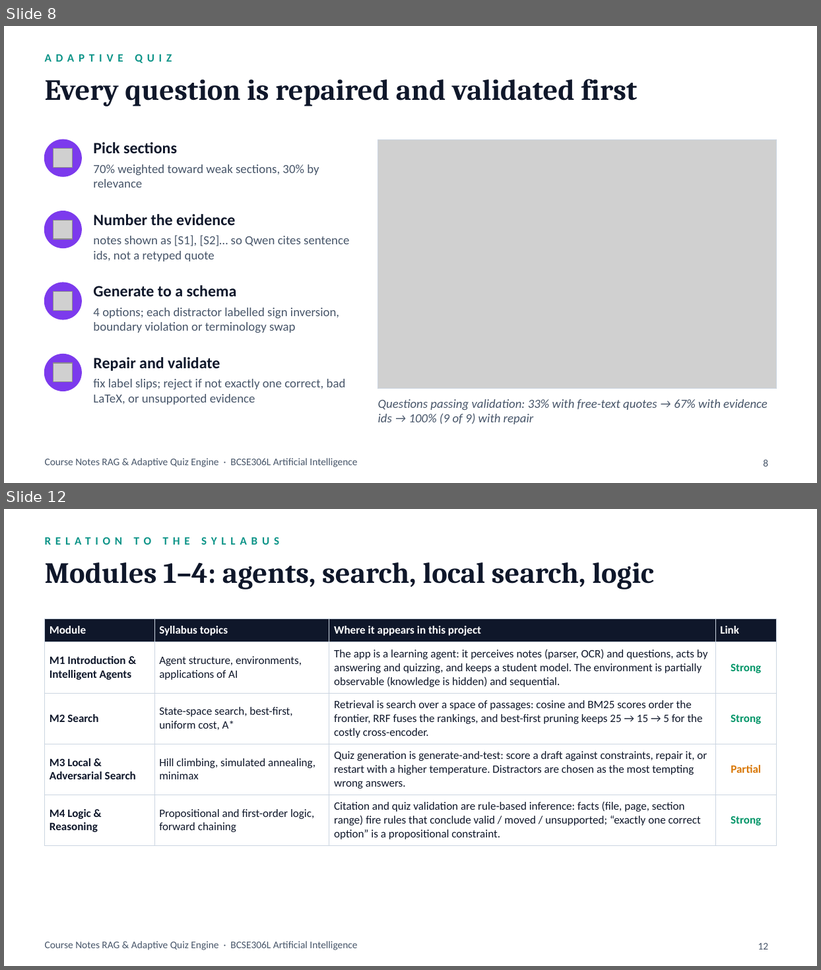
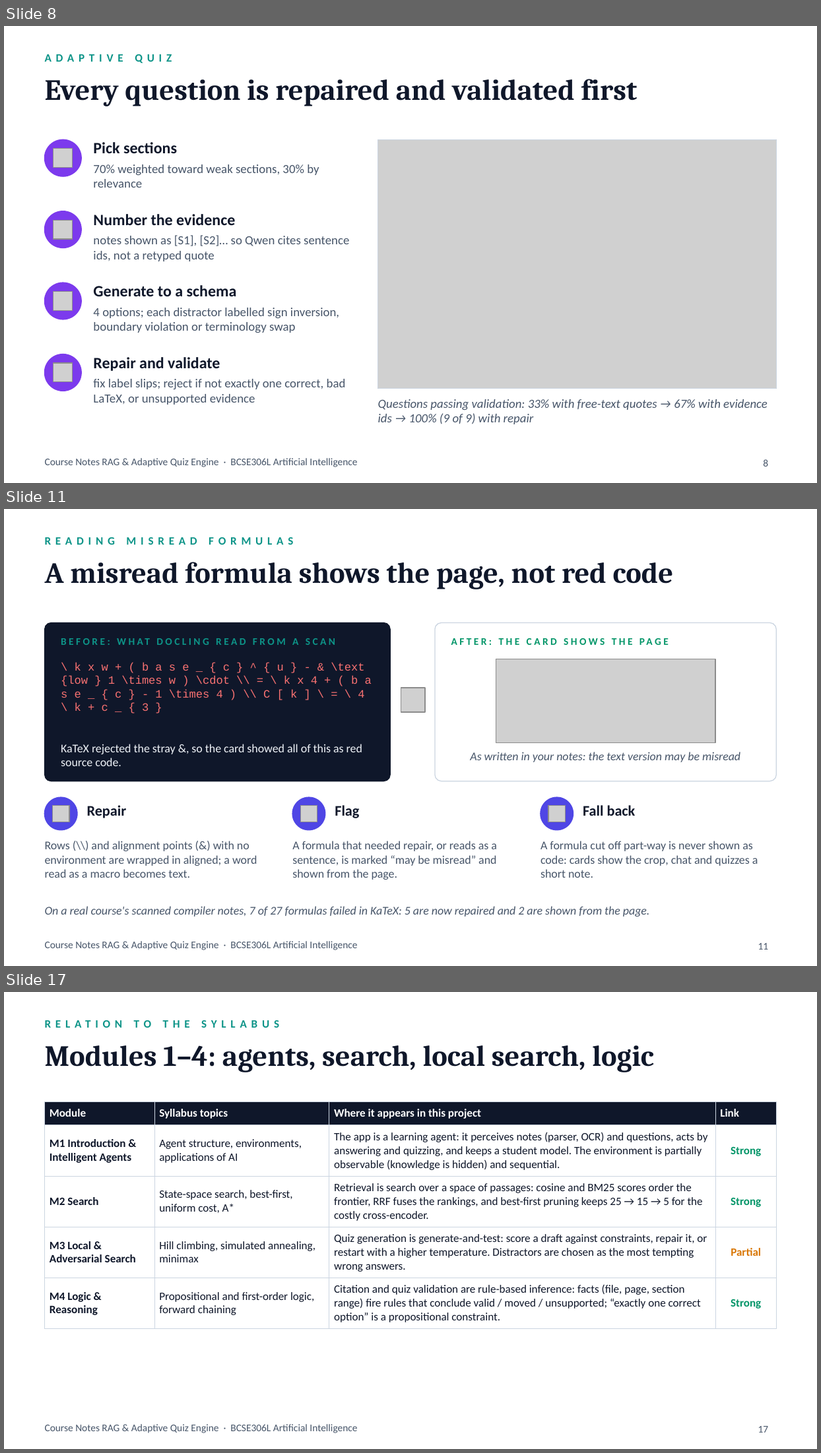
Before and after one commit to RoyceRRNS/AI_Project, a slide deck: docs/presentation/Course_Notes_RAG_Demo.pptx. Shown one above the other, each under a label of ours: slides 8 and 12 before the commit, slides 8, 11 and 17 after it; the slides between them are not shown. The pictures are 821x970 and 821x1453 pixels, drawn with LibreOffice and Linux fonts; fonts in the diff are those of the drawing; grey boxes stand for pictures. Boxes give left, top, right and bottom in pixels: in the first picture for what was removed or moved away, otherwise in the second. Text is boxed around its words. In the diff, an @@ line names an element or a change of style, - is before the commit and + after.

```diff
--- a/docs/presentation/Course_Notes_RAG_Demo.pptx
+++ b/docs/presentation/Course_Notes_RAG_Demo.pptx
@@ slide 11 added at <box>4,509,817,966</box>, background #FFFFFF; not listed: 1 template element that a slide beside it also shows @@
@@ text added at <box>45,537,293,545</box>, 10 pt, text #0D9488, bold @@
+READING MISREAD FORMULAS
@@ title added at <box>45,562,674,590</box>, 26 pt, text #0F172A, bold @@
+A misread formula shows the page, not red code
@@ rounded rectangle added at <box>45,623,390,782</box>, fill #0F172A, outline #0F172A 0.75 pt @@
@@ rounded rectangle added at <box>435,623,776,782</box>, fill #FFFFFF, outline #CBD5E1 0.75 pt @@
@@ text added at <box>231,638,237,645</box>, 9 pt, text #0D9488, bold @@
+BEFORE: WHAT DOCLING READ FROM A SCAN
@@ text added at <box>451,635,760,653</box>, 9 pt, text #059669, bold @@
+AFTER: THE CARD SHOWS THE PAGE
@@ text added at <box>61,662,372,711</box>, 10 pt, text #F87171 @@
+\ k x w + ( b a s e _ { c } ^ { u } - & \text {low } 1 \times w ) \cdot \\ = \ k x 4 + ( b a s e _ { c } - 1 \times 4 ) \\ C [ k ] \ = \ 4 \ k + c _ { 3 }
@@ picture added at <box>496,659,715,743</box> @@
@@ picture added at <box>401,688,425,712</box> @@
@@ text added at <box>61,744,362,766</box>, 10.5 pt, text #EEF2F7 @@
+KaTeX rejected the stray &, so the card showed all of this as red source code.
@@ text added at <box>470,752,741,762</box>, 10.5 pt, text #475569, italic @@
+As written in your notes: the text version may be misread
@@ ellipse added at <box>45,797,77,830</box>, fill #4F46E5, outline #4F46E5 1 pt @@
@@ text added at <box>87,805,127,819</box>, 13 pt, text #0F172A, bold @@
+Repair
@@ ellipse added at <box>292,797,325,830</box>, fill #4F46E5, outline #4F46E5 1 pt @@
@@ text added at <box>335,805,359,819</box>, 13 pt, text #0F172A, bold @@
+Flag
@@ ellipse added at <box>541,797,573,830</box>, fill #4F46E5, outline #4F46E5 1 pt @@
@@ text added at <box>583,805,636,816</box>, 13 pt, text #0F172A, bold @@
+Fall back
@@ picture added at <box>53,806,70,823</box> @@
@@ picture added at <box>301,806,318,823</box> @@
@@ picture added at <box>548,806,566,823</box> @@
@@ text added at <box>45,841,257,878</box>, 10.5 pt, text #475569 @@
+Rows (\\) and alignment points (&) with no environment are wrapped in aligned; a word read as a macro becomes text.
@@ text added at <box>292,841,497,880</box>, 10.5 pt, text #475569 @@
+A formula that needed repair, or reads as a sentence, is marked “may be misread” and shown from the page.
@@ text added at <box>541,841,758,878</box>, 10.5 pt, text #475569 @@
+A formula cut off part-way is never shown as code: cards show the crop, chat and quizzes a short note.
@@ text added at <box>45,906,650,917</box>, 10.5 pt, text #475569, italic @@
+On a real course's scanned compiler notes, 7 of 27 formulas failed in KaTeX: 5 are now repaired and 2 are shown from the page.
@@ page number added at <box>758,943,769,950</box>, 9 pt, text #475569 @@
+11
@@ what was slide 12 is now slide 17 @@
@@ page number at <box>758,1426,769,1433</box>: text changed @@
-12
+17
```
Also in this commit, not shown: 4 slides changed, 4 other slides added, 4 other files.
